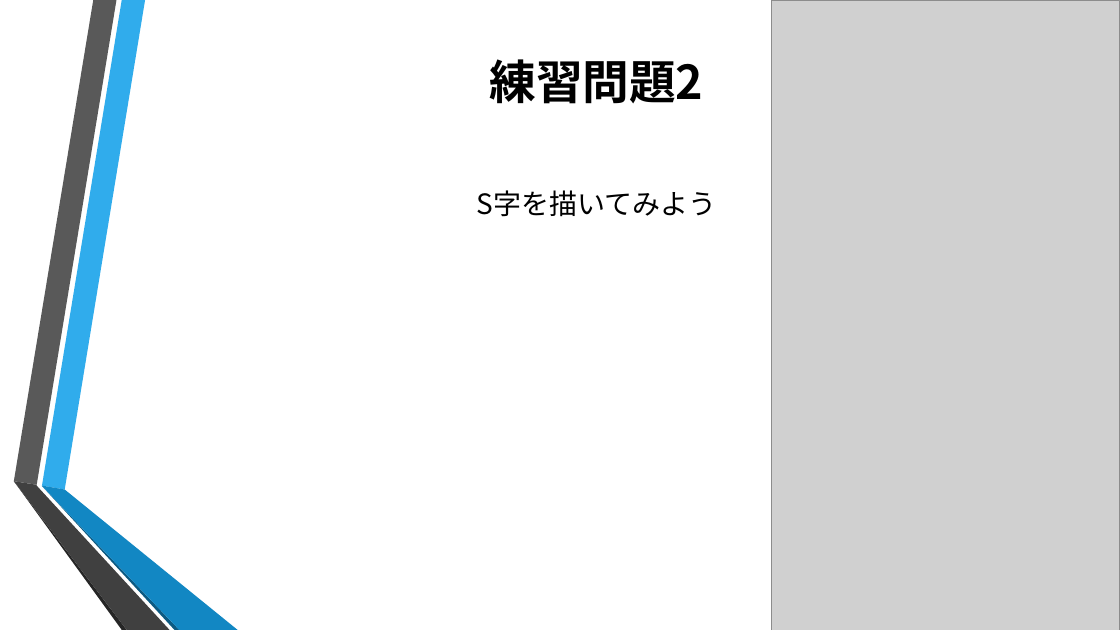
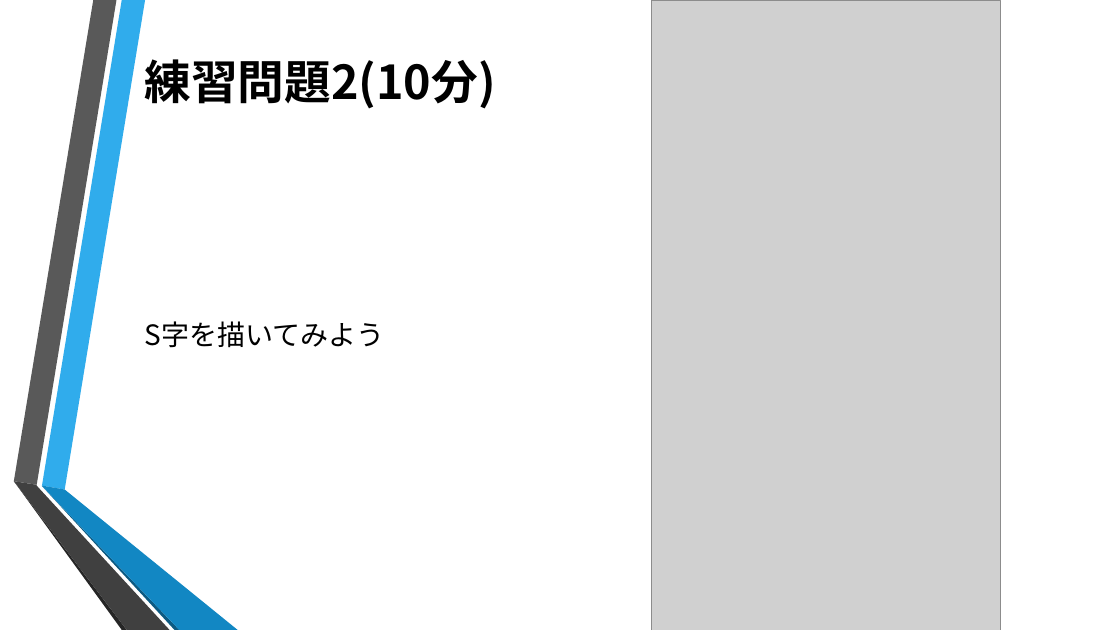
Before and after one commit to ColorSchemeSystem/1DaySummerIntern, a slide deck: slide 9 of 1day.pptx. Drawn at 1120x630 pixels with LibreOffice and Linux fonts; fonts in the diff are those of the drawing; grey boxes stand for pictures; background and template pictures are left out. Boxes give left, top, right and bottom in pixels: in the first picture for what was removed or moved away, otherwise in the second. Text is boxed around its words. In the diff, an @@ line names an element or a change of style, - is before the commit and + after.

```diff
--- a/1day.pptx
+++ b/1day.pptx
@@ picture moved from (x1=771, y1=0, x2=1120, y2=630) to (x1=652, y1=0, x2=1001, y2=630) @@
@@ title at (x1=145, y1=59, x2=496, y2=109): text changed @@
-練習問題2
+練習問題2(10分)
@@ text "S字を描いてみよう" moved from (x1=477, y1=190, x2=717, y2=217) to (x1=145, y1=321, x2=385, y2=348) @@
@@ text "S字を描いてみよう" at (x1=145, y1=321, x2=385, y2=348): alignment centre to left @@
```
Also in this commit, not shown: 8 other slides changed, 6 other files.
